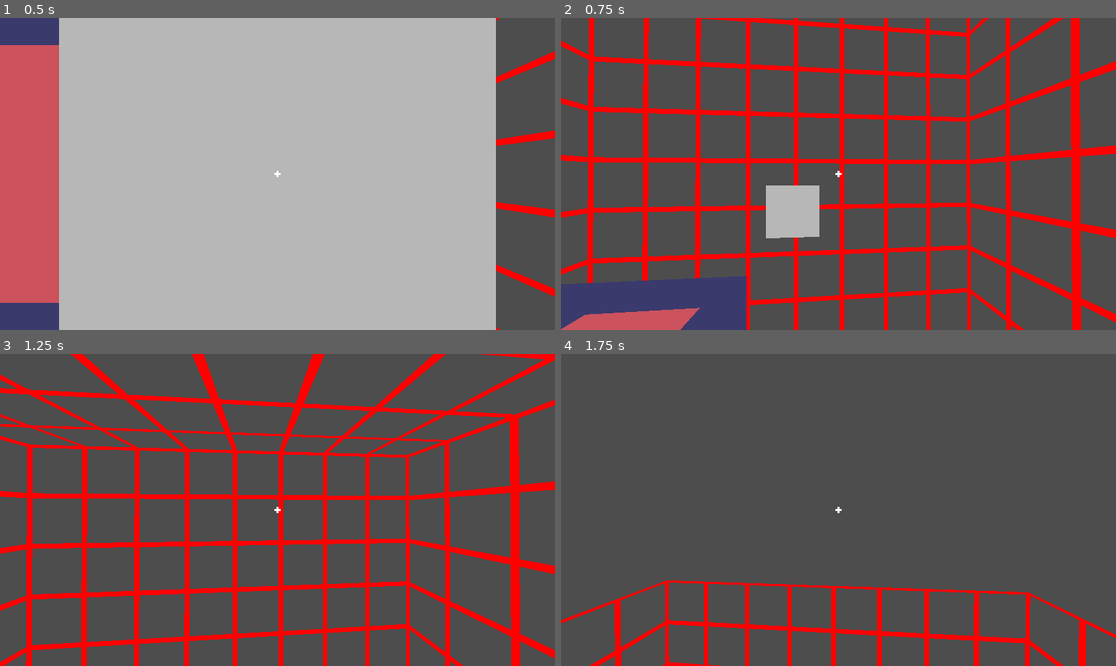
Above: before the commit, frames 1-4 (two rows, left to right).
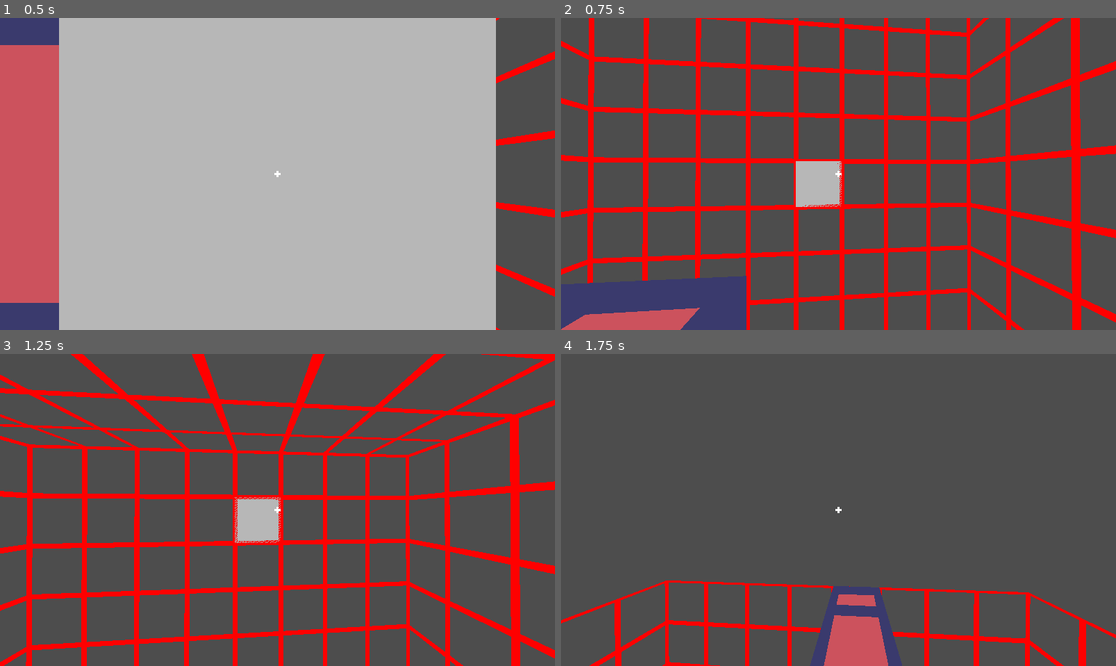
Above: after the commit, the same moments.

Repository: Hardware7253/Voxel-Demo
Game: Godot game, scene res://scenes/main.tscn
Two runs of this game, one before a commit and one after it. Both use one fixed random seed, a clock stepped at 60 frames per second and the inputs below.
Inputs (mouse positions are in pixels of both pictures, inside the frame that each line leads up to):
- Up to frame 1 (0.5 s): no input
- Up to frame 2 (0.75 s): tap Enter at 0.5 s; move the mouse to (866, 174) at 0.52 s; press the mouse at (866, 174) at 0.53 s; hold Space (fly_up) from 0.53 s (still down); right-click (866, 174) at 0.6 s
- Up to frame 3 (1.25 s): keep holding Space (fly_up)
- Up to frame 4 (1.75 s): keep holding Space (fly_up); move the mouse to (810, 510) at 1.27 s; release the mouse at (810, 510) at 1.28 s; click (810, 510) at 1.35 s; tap X (quick_delete) at 1.55 s

Frame 1 is identical in both runs. In frame 2, 2.2% of the frame differs, in the area x 36-51%, y 45-71%; in frame 3, 1.1%; in frame 4, 3.2%, in the area x 44-62%, y 74-100%.

Commit message:
The grid can now be highlighted and placed on

Diff:
--- a/blocks/transporter.tscn
+++ b/blocks/transporter.tscn
@@ -49,7 +49,7 @@
 [node name="StaticBody3D" type="StaticBody3D" unique_id=1126289137]
 script = ExtResource("1_onliu")
 metadata/align_direction = Vector3(1, 0, 0)
-metadata/name = "transporter"
+metadata/block_name = "transporter"
 
 [node name="Layer_1" type="MeshInstance3D" parent="." unique_id=1980278019]
 transform = Transform3D(1, 0, 0, 0, 1, 0, 0, 0, 1, -4, -4, -4)
--- a/blocks/transporter_corner.gd
+++ b/blocks/transporter_corner.gd
@@ -8,7 +8,7 @@
 	for adjacent_pos in adjacents:
 		var block = BlockGlobals.blocks_dict[adjacent_pos]
 
-		var block_name: String = block.get_meta("name")
+		var block_name: String = block.get_meta("block_name")
 		if block_name == "transporter_corner" or block_name == "transporter":
 			adjacent_blocks.append(block)
 
--- a/blocks/transporter_corner.tscn
+++ b/blocks/transporter_corner.tscn
@@ -49,7 +49,7 @@
 [node name="StaticBody3D" type="StaticBody3D" unique_id=134905297]
 script = ExtResource("1_12kge")
 metadata/align_direction = Vector3(1, 0, 0)
-metadata/name = "transporter_corner"
+metadata/block_name = "transporter_corner"
 
 [node name="Layer_1" type="MeshInstance3D" parent="." unique_id=321321783]
 transform = Transform3D(1, 0, 0, 0, 1, 0, 0, 0, 1, -4, -4, -4)
--- a/project.godot
+++ b/project.godot
@@ -81,6 +81,8 @@
 
 [layer_names]
 
+3d_physics/layer_1="block_layer"
+3d_physics/layer_2="world_plane_layer"
 3d_render/use_filter=true
 3d_render/show_image=true
 
--- a/scenes/grid_plane_mesh.tscn
+++ b/scenes/grid_plane_mesh.tscn
@@ -16,7 +16,8 @@
 size = Vector3(1, 0, 1)
 
 [node name="Node3D" type="StaticBody3D" unique_id=1241449444]
-metadata/align_direction = Vector3(0, 1, 0)
+collision_layer = 2
+metadata/plane_normal = Vector3(0, 0, 0)
 
 [node name="MeshInstance3D" type="MeshInstance3D" parent="." unique_id=1770388712]
 material_override = SubResource("ShaderMaterial_bl13t")
--- a/scenes/main.tscn
+++ b/scenes/main.tscn
@@ -15,11 +15,12 @@
 
 [node name="Main" type="Node3D" unique_id=2033617752]
 
-[node name="BlockGrid" type="Node3D" parent="." unique_id=498222449 node_paths=PackedStringArray("block_detector", "adjacency_checker")]
+[node name="BlockGrid" type="Node3D" parent="." unique_id=498222449 node_paths=PackedStringArray("block_detector", "plane_detector", "adjacency_checker")]
 script = ExtResource("1_o5qli")
 highlight = ExtResource("4_tbgi4")
 block = ExtResource("3_tefeu")
 block_detector = NodePath("../Player/BlockDetector")
+plane_detector = NodePath("../Player/PlaneDetector")
 adjacency_checker = NodePath("AdjacencyChecker")
 
 [node name="AdjacencyChecker" type="Node3D" parent="BlockGrid" unique_id=1322730032]
@@ -31,6 +32,11 @@
 mouse_sensitivity = 1.5
 
 [node name="Camera3D" type="Camera3D" parent="Player" unique_id=619911490]
+
+[node name="PlaneDetector" type="RayCast3D" parent="Player" unique_id=891284266]
+transform = Transform3D(1, 0, 0, 0, -1.3113416e-06, -1, 0, 30, -4.371139e-08, 0, 0, 0)
+collision_mask = 3
+debug_shape_custom_color = Color(0.1404, 0.12900001, 0.3, 0)
 
 [node name="BlockDetector" type="RayCast3D" parent="Player" unique_id=395879583]
 transform = Transform3D(1, 0, 0, 0, -1.3113416e-06, -1, 0, 30, -4.371139e-08, 0, 0, 0)
--- a/scripts/block_globals.gd
+++ b/scripts/block_globals.gd
@@ -8,9 +8,9 @@
 # Key should be a Vector3i for the block positioin
 var blocks_dict := {}
 
-# Converts a global position to a blocks_dict key
+# Converts a blocks global position to a blocks_dict key
 func to_grid(pos: Vector3) -> Vector3i:
-	return Vector3i(round(pos.x), round(pos.y), round(pos.z))
+	return Vector3i(pos.round())
 
 # Returns the blocks mesh, will return null if it doesn't exist
 func get_mesh(block_instance: Node3D) -> MeshInstance3D:
@@ -18,3 +18,7 @@
 		if child is MeshInstance3D:
 			return child
 	return null
+
+# Converts any vector3 to the nearest block integer position
+func to_nearest_block_pos(pos: Vector3) -> Vector3i:
+	return Vector3i((pos / BLOCK_SIZE).round() * BLOCK_SIZE)
--- a/scripts/block_grid.gd
+++ b/scripts/block_grid.gd
@@ -4,11 +4,13 @@
 @export var block: PackedScene;
 
 @export var block_detector: RayCast3D
+@export var plane_detector: RayCast3D
 @export var adjacency_checker: Node3D
 
 var highlight_active := false
-var highlight_instance: Node3D; # Instance of the highlight square
-var highlighted_block_instance: Node3D;
+var highlight_instance: Node3D # Instance of the highlight square
+# var highlighted_block_instance: Node3D
+var highlighted_block_pos: Vector3i
 var highlight_normal := Vector3.ZERO
 
 const GHOST_BLOCK_TRANSPARENCY := 0.5
@@ -22,8 +24,9 @@
 	var highlight_mesh = highlight_instance.get_child(0)
 	highlight_mesh.scale = Vector3(BlockGlobals.BLOCK_SIZE, 0.001, BlockGlobals.BLOCK_SIZE)
 
-	# Resize the block detector
+	# Resize raycasts
 	block_detector.scale.y = BlockGlobals.BLOCK_HIGHLIGHT_LEN * BlockGlobals.BLOCK_SIZE
+	plane_detector.scale.y = BlockGlobals.BLOCK_HIGHLIGHT_LEN * BlockGlobals.BLOCK_SIZE
 
 	# Spawn some blocks
 	for i in range(0, 10):
@@ -32,36 +35,71 @@
 func reset_highlight():
 	highlight_active = false
 	highlight_instance.visible = false
-	highlighted_block_instance = null
-	highlight_normal = Vector3.ZERO
 
-# Highlight the blcok that the block detector raycast is colliding with
-func highlight_block():
-	if block_detector.is_colliding():
-		var collision_point = block_detector.get_collision_point()
-		var norm = block_detector.get_collision_normal()
-		var collider: Node3D = block_detector.get_collider()
+# Sets the highlight instances position based on a block position and collision normal
+func set_highlight(block_pos: Vector3, collision_normal: Vector3):
+	highlight_active = true
+	highlight_normal = collision_normal
 
-		if not is_instance_valid(collider):
-			return
+	highlight_instance.rotation = Vector3.ZERO
 
-		highlight_active = true
-		highlight_normal = norm
-		highlighted_block_instance = collider
+	highlight_instance.global_position = block_pos + (BlockGlobals.BLOCK_SIZE * collision_normal / 2)
+	highlighted_block_pos = BlockGlobals.to_grid(block_pos)
+	highlight_instance.visible = true
 
-		# var highlight_mesh: MeshInstance3D = highlight_instance.get_child(0)
-		highlight_instance.rotation = Vector3.ZERO
+	# Align the highlight to the collision collision_normal
+	if highlight_instance.has_meta("align_direction"):
+		var highlight_align_dir: Vector3 = highlight_instance.get_meta("align_direction")
+		MathGlobals.rotate_to_match_dir(highlight_instance, highlight_align_dir, collision_normal)
 
-		highlight_instance.global_position = collider.global_position + (BlockGlobals.BLOCK_SIZE * norm / 2)
-		highlight_instance.visible = true
+# Highlight blocks and planes to allow placing blocks of them
+func highlight_blocks_planes():
+	if not highlight_block():
+		if not highlight_plane():
+			reset_highlight()
 
-		# Align the highlight to the collision normal
-		var highlight_align_dir: Vector3 = highlight_instance.get_meta("align_direction")
-		if highlight_align_dir != null:
-			MathGlobals.rotate_to_match_dir(highlight_instance, highlight_align_dir, norm)
+# Highlight the block that the block detector raycast is colliding with
+# Returns true if something is being highlighted
+func highlight_block() -> bool:
+	if not block_detector.is_colliding():
+		reset_highlight()
+		return false
 
+	var collision_normal = block_detector.get_collision_normal()
+	var collider: Node3D = block_detector.get_collider()
+
+	if not is_instance_valid(collider):
+		return false
+
+	set_highlight(collider.global_position, collision_normal)
+	return true
+
+
+# Highlight a position on the placement planes
+# Returns true if something is being highlighted
+func highlight_plane() -> bool:
+	if not plane_detector.is_colliding():
+		return false
+
+	# Check for plane
+	var collider: Node3D = plane_detector.get_collider()
+	if is_instance_valid(collider):
+		if not collider.has_meta("plane_normal"):
+			return false
 	else:
-		reset_highlight()
+		return false
+
+	# Check collision and plane normals face the same direction
+	var plane_normal: Vector3 = collider.get_meta("plane_normal")
+	var collision_normal = plane_detector.get_collision_normal()
+	if plane_normal.dot(collision_normal) < 0:
+		collision_normal = -collision_normal
+
+	var collision_point = plane_detector.get_collision_point()
+	var block_point = BlockGlobals.to_nearest_block_pos(collision_point - collision_normal)
+	set_highlight(Vector3(block_point), collision_normal)
+	return true
+
 
 # Places a block at the provided position and returns the instance
 # null will be returned if the position was occupied
@@ -107,12 +145,9 @@
 	if not highlight_active:
 		return
 
-	if not is_instance_valid(highlighted_block_instance):
-		return
-
 	if Input.is_action_just_pressed("place_block"):
 		next_block_offset = highlight_normal * BlockGlobals.BLOCK_SIZE
-		var new_block_position = highlighted_block_instance.global_position + next_block_offset
+		var new_block_position = Vector3(highlighted_block_pos) + next_block_offset
 		place_block(new_block_position, block)
 
 		# Spawn temp block for placing multiple in a line
@@ -123,25 +158,30 @@
 		if block_detector.is_colliding():
 			var collider: Node3D = block_detector.get_collider()
 			var temp_block_grid_pos: Vector3i = BlockGlobals.to_grid(temp_block.position)
-			if BlockGlobals.to_grid(collider.position) == temp_block_grid_pos:
 
-				# Turn the temp block into a real block
-				BlockGlobals.get_mesh(temp_block).transparency = 0
-				BlockGlobals.blocks_dict[temp_block_grid_pos] = temp_block
-				adjacency_checker.update_block_and_neighbors(temp_block_grid_pos, self)
+			if is_instance_valid(collider):
+				if BlockGlobals.to_grid(collider.position) == temp_block_grid_pos:
 
-				# Spawn a new temp block
-				temp_block = place_temp_block(temp_block.global_position, next_block_offset, block)
+					# Turn the temp block into a real block
+					BlockGlobals.get_mesh(temp_block).transparency = 0
+					BlockGlobals.blocks_dict[temp_block_grid_pos] = temp_block
+					adjacency_checker.update_block_and_neighbors(temp_block_grid_pos, self)
+
+					# Spawn a new temp block
+					temp_block = place_temp_block(temp_block.global_position, next_block_offset, block)
 
 	if Input.is_action_just_pressed("delete_block") or Input.is_action_pressed("quick_delete"):
-		var deleted_position := highlighted_block_instance.global_position
-		BlockGlobals.blocks_dict.erase(BlockGlobals.to_grid(deleted_position))
-		adjacency_checker.update_neighbors(deleted_position, self)
-		highlighted_block_instance.queue_free()
-		reset_highlight()
+		if BlockGlobals.blocks_dict.has(highlighted_block_pos):
+			var highlighted_block_instance: Node3D = BlockGlobals.blocks_dict[highlighted_block_pos]
+			BlockGlobals.blocks_dict.erase(highlighted_block_pos)
+			adjacency_checker.update_neighbors(highlighted_block_pos, self)
+			highlighted_block_instance.queue_free()
+			reset_highlight()
 
 
 func _process(_delta: float) -> void:
-	highlight_block()
+	# highlight_block()
+	# highlight_plane()
+	highlight_blocks_planes()
 	place_blocks()
 	# print("active:", highlight_active, " pos:", highlight_block_pos, " normal:", highlight_normal)
--- a/scripts/grid_box.gd
+++ b/scripts/grid_box.gd
@@ -71,6 +71,9 @@
 		scale_plane(plane, plane_grid_size * BlockGlobals.BLOCK_SIZE)
 		plane.position = plane_offset_map[plane_dir] * BlockGlobals.BLOCK_SIZE
 		plane.rotation_degrees = plane_rotation_map[plane_dir]
+
+		if plane.has_meta("plane_normal"):
+			plane.set_meta("plane_normal", -Vector3(plane_dir))
 		set_plane_shader_params(plane, plane_grid_size)
 
 
Not shown, removed: issues.md
